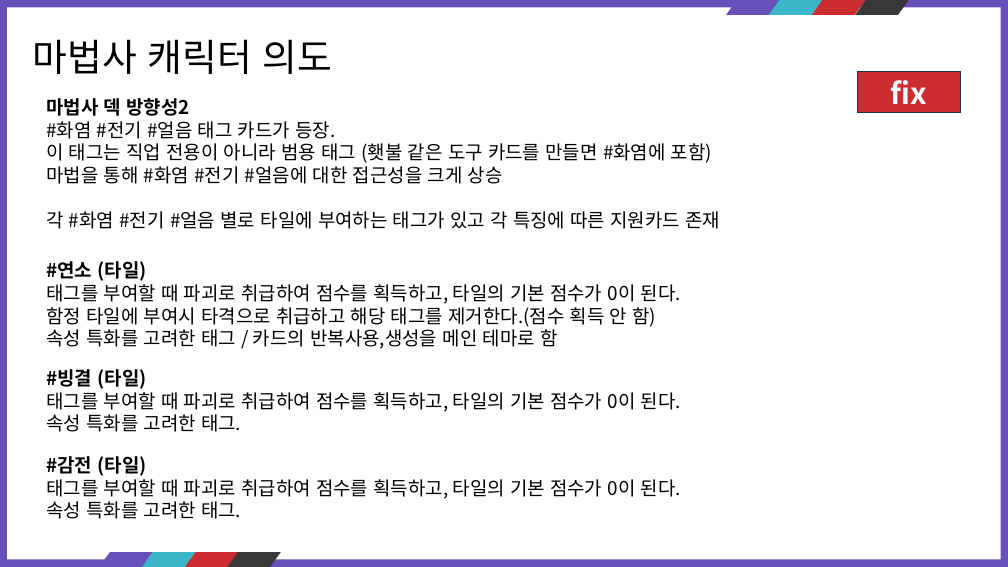
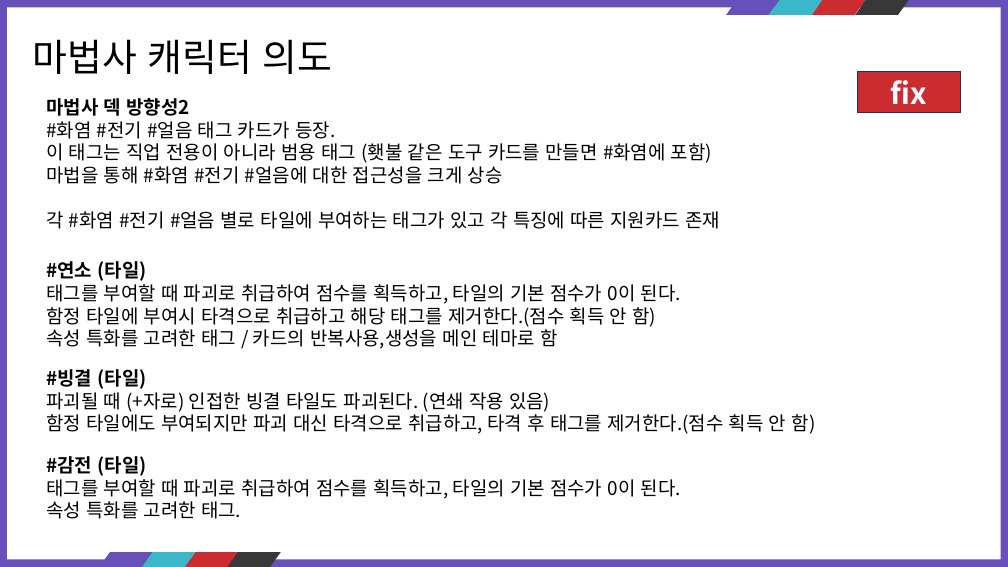
Before and after one commit to kauthor/FluffyDisdog, a slide deck: slide 6 of Plan/기획서/마법사.pptx. Drawn at 1008x567 pixels with LibreOffice and Linux fonts; fonts in the diff are those of the drawing. Boxes give left, top, right and bottom in pixels: in the first picture for what was removed or moved away, otherwise in the second. Text is boxed around its words. In the diff, an @@ line names an element or a change of style, - is before the commit and + after.

Commit message:
마법사빙결

```diff
--- a/Plan/기획서/마법사.pptx
+++ b/Plan/기획서/마법사.pptx
@@ text at bbox=[46, 388, 816, 434]: text changed @@
-태그를 부여할 때 파괴로 취급하여 점수를 획득하고, 타일의 기본 점수가 0이 된다.
-속성 특화를 고려한 태그.
+파괴될 때 (+자로) 인접한 빙결 타일도 파괴된다. (연쇄 작용 있음)
+함정 타일에도 부여되지만 파괴 대신 타격으로 취급하고, 타격 후 태그를 제거한다.(점수 획득 안 함)
```
Also in this commit, not shown: 16 other slides changed, 13 slides added.
